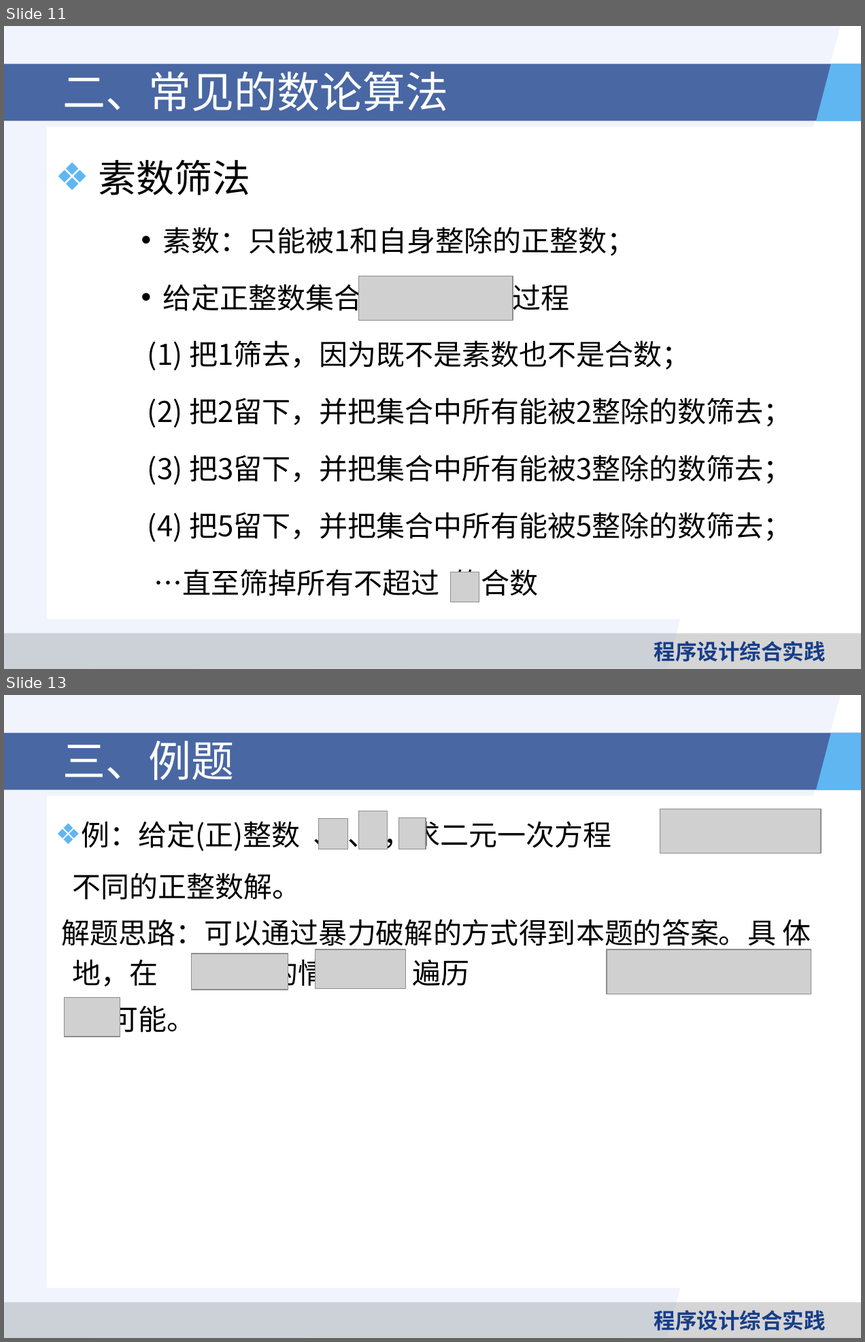
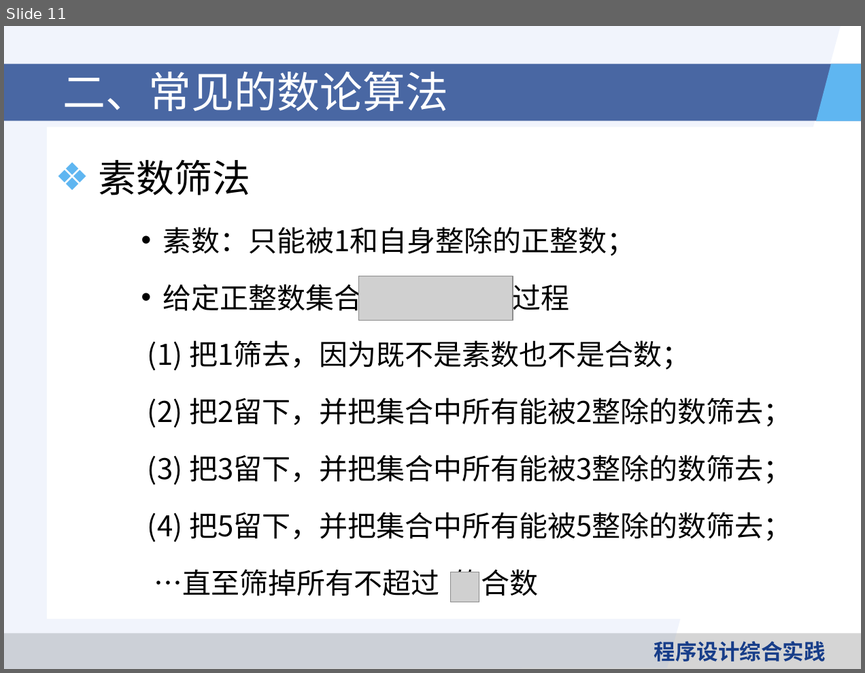
Before and after one commit to heyuantao/ProgrammingPracticeCourse, a slide deck: 课件/第三讲： 数论.pptx. Shown one above the other, each under a label of ours: slides 11 and 13 before the commit, slide 11 after it; the slides between them are not shown. The pictures are 865x1342 and 865x673 pixels, drawn with LibreOffice and Linux fonts; fonts in the diff are those of the drawing; grey boxes stand for pictures; background and template pictures are left out. Boxes give left, top, right and bottom in pixels: in the first picture for what was removed or moved away, otherwise in the second. Text is boxed around its words. In the diff, an @@ line names an element or a change of style, - is before the commit and + after.

```diff
--- a/课件/第三讲： 数论.pptx
+++ b/课件/第三讲： 数论.pptx
@@ slide 13 removed at (4, 695, 861, 1338), background #FFFFFF; not listed: 5 template elements that a slide beside it also shows @@
@@ title removed at (62, 741, 234, 780) @@
-三、例题
@@ text removed at (47, 796, 827, 1288) @@
-❖ 例：给定(正)整数 、 、 ，求二元一次方程 有多少组不同的正整数解。
-解题思路：可以通过暴力破解的方式得到本题的答案。具 体地，在 和 的情况下，遍历
-的可能。
@@ picture removed at (359, 811, 387, 849) @@
@@ picture removed at (660, 809, 821, 853) @@
@@ picture removed at (318, 818, 347, 849) @@
@@ picture removed at (399, 817, 426, 849) @@
@@ picture removed at (192, 954, 288, 989) @@
@@ picture removed at (315, 949, 406, 988) @@
@@ picture removed at (606, 949, 811, 994) @@
@@ picture removed at (64, 998, 120, 1036) @@
```
Also in this commit, not shown: 2 slides changed, 5 other slides removed.
